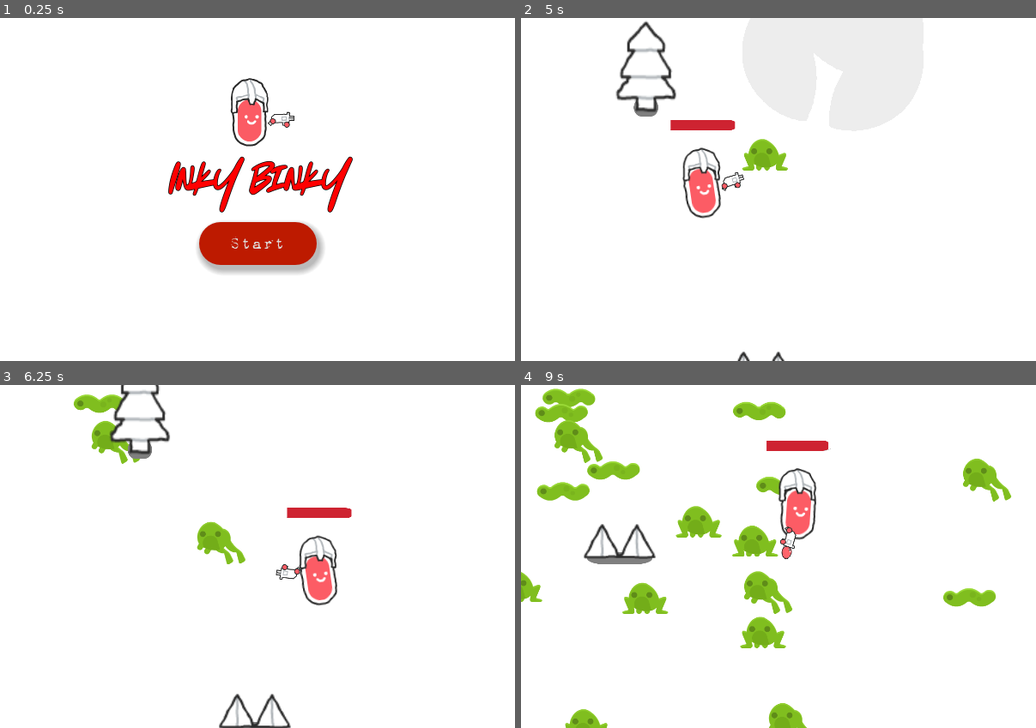
Above: before the commit, frames 1-4 (two rows, left to right).
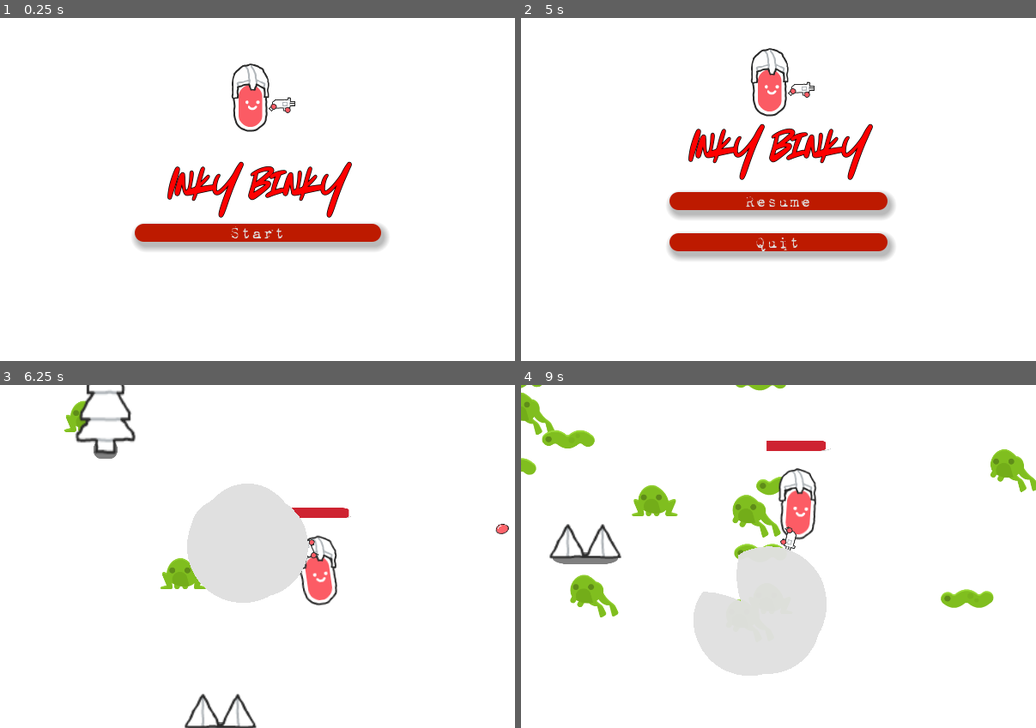
Above: after the commit, the same moments.

Repository: nirooj56/Inky-Binky
Game: Godot game, scene res://scenes/game_screen.tscn
Same seed, same stepped clock (60 frames per second), same inputs: the game is played once before the commit and once after it.
Inputs (mouse positions are in pixels of both pictures, inside the frame that each line leads up to):
- Up to frame 1 (0.25 s): no input
- Up to frame 2 (5 s): click "Start" at 0.5 s; move the mouse to (891, 172) at 1.27 s; hold D (move_right) 1.28-2 s; click (891, 172) at 1.42 s; drag from (675, 206) to (860, 189) at 2.02 s; move the mouse to (830, 114) at 2.77 s; hold D (move_right) 2.78-3.5 s; drag from (752, 258) to (963, 189) at 3.52 s; move the mouse to (933, 240) at 4.27 s; hold A (move_left) from 4.28 s (still down); tap Escape (pause) at 4.9 s
- Up to frame 3 (6.25 s): release A (move_left) at 5 s; click (257, 566) at 5 s, where only the run after the commit has a clickable "Resume"; drag from (103, 505) to (257, 556) at 5.77 s
- Up to frame 4 (9 s): move the mouse to (804, 556) at 6.52 s; hold S (move_down) 6.53-7.25 s; click (804, 556) at 6.67 s; drag from (701, 470) to (778, 638) at 7.27 s; move the mouse to (891, 539) at 8.02 s; hold W (move_up) 8.03-8.75 s; drag from (675, 573) to (778, 474) at 8.77 s

The runs differ from the first frame. In frame 1, 7.5% of the frame differs, in the area x 25-76%, y 13-75%; in frame 2, 12%; in frame 3, 9.6%; in frame 4, 17%, in the area x 0-100%, y 0-100%.

Commit message:
Version 0.9.1
Added a Pause Menu in the game so player can pause the game whenever needed. The Pause Menu contains Resume and Quit Button.

Diff:
--- a/scenes/game_screen.tscn
+++ b/scenes/game_screen.tscn
@@ -39,19 +39,33 @@
 grow_horizontal = 2
 grow_vertical = 2
 
-[node name="Start" type="Button" parent="ColorRect2" unique_id=950096310]
+[node name="VBoxContainer" type="VBoxContainer" parent="ColorRect2" unique_id=484638327]
 layout_mode = 1
 anchors_preset = 8
 anchor_left = 0.5
 anchor_top = 0.5
 anchor_right = 0.5
 anchor_bottom = 0.5
-offset_left = -68.5
-offset_top = 38.0
-offset_right = 68.5
-offset_bottom = 88.0
+offset_left = -143.5
+offset_top = -29.0
+offset_right = 143.5
+offset_bottom = 83.0
 grow_horizontal = 2
 grow_vertical = 2
+theme_override_constants/separation = 20
+
+[node name="Label" type="Label" parent="ColorRect2/VBoxContainer" unique_id=1876756344]
+layout_mode = 2
+size_flags_horizontal = 4
+theme_override_colors/font_color = Color(1, 0, 0, 1)
+theme_override_constants/outline_size = 3
+theme_override_fonts/font = ExtResource("4_dv2sx")
+theme_override_font_sizes/font_size = 50
+text = "Inky binky"
+
+[node name="Start" type="Button" parent="ColorRect2/VBoxContainer" unique_id=950096310]
+layout_mode = 2
+focus_mode = 0
 theme_override_fonts/font = ExtResource("3_rxmqw")
 theme_override_font_sizes/font_size = 20
 theme_override_styles/normal = SubResource("StyleBoxFlat_1urxi")
@@ -60,27 +74,8 @@
 toggle_mode = true
 text = "Start"
 
-[node name="Label" type="Label" parent="ColorRect2" unique_id=1876756344]
-layout_mode = 1
-anchors_preset = 8
-anchor_left = 0.5
-anchor_top = 0.5
-anchor_right = 0.5
-anchor_bottom = 0.5
-offset_left = -90.0
-offset_top = -35.0
-offset_right = 92.0
-offset_bottom = 14.0
-grow_horizontal = 2
-grow_vertical = 2
-theme_override_colors/font_color = Color(1, 0, 0, 1)
-theme_override_constants/outline_size = 3
-theme_override_fonts/font = ExtResource("4_dv2sx")
-theme_override_font_sizes/font_size = 50
-text = "Inky binky"
-
-[node name="Icon" type="Sprite2D" parent="." unique_id=1284429821]
-position = Vector2(303, 110)
+[node name="Icon" type="Sprite2D" parent="ColorRect2/VBoxContainer" unique_id=1284429821]
+position = Vector2(147, -78)
 texture = ExtResource("4_rxmqw")
 
-[connection signal="pressed" from="ColorRect2/Start" to="." method="_on_start_pressed"]
+[connection signal="pressed" from="ColorRect2/VBoxContainer/Start" to="." method="_on_start_pressed"]
--- a/scenes/main_game.tscn
+++ b/scenes/main_game.tscn
@@ -7,6 +7,7 @@
 [ext_resource type="PackedScene" uid="uid://dw005k4vpndj8" path="res://scenes/tree.tscn" id="4_ygxny"]
 [ext_resource type="FontFile" uid="uid://77b8k0m3otrh" path="res://assets/fonts/Lost in South.ttf" id="6_wi4c7"]
 [ext_resource type="FontFile" uid="uid://upy6yxog6g8p" path="res://assets/fonts/1942.ttf" id="7_70vka"]
+[ext_resource type="PackedScene" uid="uid://bt6ukfytociqq" path="res://scenes/pause_menu.tscn" id="8_70vka"]
 
 [sub_resource type="Curve2D" id="Curve2D_ygxny"]
 _data = {
@@ -149,6 +150,7 @@
 offset_bottom = 87.0
 grow_horizontal = 2
 grow_vertical = 2
+focus_mode = 0
 theme_override_fonts/font = ExtResource("7_70vka")
 theme_override_font_sizes/font_size = 20
 theme_override_styles/normal = SubResource("StyleBoxFlat_2l77h")
@@ -157,6 +159,8 @@
 toggle_mode = true
 text = "Restart"
 
+[node name="Pause Menu" parent="." unique_id=956758404 instance=ExtResource("8_70vka")]
+
 [connection signal="health_depleted" from="Player" to="." method="_on_player_health_depleted"]
 [connection signal="timeout" from="Timer" to="." method="_on_timer_timeout"]
 [connection signal="pressed" from="GameOver/ColorRect/Restart" to="." method="_on_restart_pressed"]
--- /dev/null
+++ b/scenes/pause_menu.tscn
@@ -0,0 +1,97 @@
+[gd_scene format=3 uid="uid://bt6ukfytociqq"]
+
+[ext_resource type="Script" uid="uid://cxpb4i8qqr7m0" path="res://scripts/pause_menu.gd" id="1_5d2l8"]
+[ext_resource type="FontFile" uid="uid://77b8k0m3otrh" path="res://assets/fonts/Lost in South.ttf" id="2_7l7mv"]
+[ext_resource type="FontFile" uid="uid://upy6yxog6g8p" path="res://assets/fonts/1942.ttf" id="3_v4r4p"]
+[ext_resource type="Texture2D" uid="uid://661afewae844" path="res://Icon.svg" id="4_1s2dm"]
+
+[sub_resource type="StyleBoxFlat" id="StyleBoxFlat_1urxi"]
+bg_color = Color(0.7414895, 0.10421976, 1.92523e-07, 1)
+corner_radius_top_left = 30
+corner_radius_top_right = 30
+corner_radius_bottom_right = 30
+corner_radius_bottom_left = 30
+shadow_color = Color(0.4210918, 0.4210918, 0.42109177, 0.47058824)
+shadow_size = 8
+shadow_offset = Vector2(3, 5)
+
+[sub_resource type="StyleBoxFlat" id="StyleBoxFlat_dthvl"]
+bg_color = Color(0.4897787, 0.055083223, 0, 1)
+corner_radius_top_left = 30
+corner_radius_top_right = 30
+corner_radius_bottom_right = 30
+corner_radius_bottom_left = 30
+
+[sub_resource type="StyleBoxFlat" id="StyleBoxFlat_r01d7"]
+bg_color = Color(1, 0.2995034, 0.19608983, 1)
+corner_radius_top_left = 30
+corner_radius_top_right = 30
+corner_radius_bottom_right = 30
+corner_radius_bottom_left = 30
+
+[node name="Pause Menu" type="CanvasLayer" unique_id=956758404]
+process_mode = 2
+layer = 100
+script = ExtResource("1_5d2l8")
+
+[node name="ColorRect2" type="ColorRect" parent="." unique_id=2119730095]
+anchors_preset = 15
+anchor_right = 1.0
+anchor_bottom = 1.0
+grow_horizontal = 2
+grow_vertical = 2
+
+[node name="VBoxContainer" type="VBoxContainer" parent="ColorRect2" unique_id=2032976190]
+layout_mode = 1
+anchors_preset = 8
+anchor_left = 0.5
+anchor_top = 0.5
+anchor_right = 0.5
+anchor_bottom = 0.5
+offset_left = -127.0
+offset_top = -84.125
+offset_right = 127.0
+offset_bottom = 84.125
+grow_horizontal = 2
+grow_vertical = 2
+theme_override_constants/separation = 27
+alignment = 1
+
+[node name="Sprite2D" type="Sprite2D" parent="ColorRect2/VBoxContainer" unique_id=513948263]
+position = Vector2(129, -41)
+texture = ExtResource("4_1s2dm")
+
+[node name="Label" type="Label" parent="ColorRect2/VBoxContainer" unique_id=1876756344]
+layout_mode = 2
+size_flags_vertical = 1
+theme_override_colors/font_color = Color(1, 0, 0, 1)
+theme_override_constants/outline_size = 3
+theme_override_fonts/font = ExtResource("2_7l7mv")
+theme_override_font_sizes/font_size = 50
+text = "Inky binky"
+horizontal_alignment = 1
+
+[node name="Resume" type="Button" parent="ColorRect2/VBoxContainer" unique_id=950096310]
+layout_mode = 2
+focus_mode = 0
+theme_override_fonts/font = ExtResource("3_v4r4p")
+theme_override_font_sizes/font_size = 20
+theme_override_styles/normal = SubResource("StyleBoxFlat_1urxi")
+theme_override_styles/pressed = SubResource("StyleBoxFlat_dthvl")
+theme_override_styles/hover = SubResource("StyleBoxFlat_r01d7")
+toggle_mode = true
+text = "Resume"
+
+[node name="Quit" type="Button" parent="ColorRect2/VBoxContainer" unique_id=1911724420]
+layout_mode = 2
+focus_mode = 0
+theme_override_fonts/font = ExtResource("3_v4r4p")
+theme_override_font_sizes/font_size = 20
+theme_override_styles/normal = SubResource("StyleBoxFlat_1urxi")
+theme_override_styles/pressed = SubResource("StyleBoxFlat_dthvl")
+theme_override_styles/hover = SubResource("StyleBoxFlat_r01d7")
+toggle_mode = true
+text = "Quit"
+
+[connection signal="pressed" from="ColorRect2/VBoxContainer/Resume" to="." method="_on_resume_pressed"]
+[connection signal="pressed" from="ColorRect2/VBoxContainer/Quit" to="." method="_on_quit_pressed"]
--- a/scripts/game_screen.gd
+++ b/scripts/game_screen.gd
@@ -2,5 +2,7 @@
 
 
 func _on_start_pressed() -> void:
+	get_tree().paused = false
 	DisplayServer.window_set_mode(DisplayServer.WINDOW_MODE_EXCLUSIVE_FULLSCREEN)
+	$ColorRect2/VBoxContainer/Start.release_focus()
 	get_tree().change_scene_to_file("res://scenes/main_game.tscn")
--- a/scripts/main_game.gd
+++ b/scripts/main_game.gd
@@ -66,4 +66,5 @@
 
 func _on_restart_pressed() -> void:
 	get_tree().paused = false
+	$GameOver/ColorRect/Restart.release_focus()
 	get_tree().reload_current_scene()
--- /dev/null
+++ b/scripts/pause_menu.gd
@@ -0,0 +1,19 @@
+extends CanvasLayer
+
+func _ready() -> void:
+	hide() #Hides Pause Menu
+	process_mode = Node.PROCESS_MODE_ALWAYS
+
+func _unhandled_input(event: InputEvent) -> void:
+	if event.is_action_pressed("ui_cancel") or event.is_action_pressed("pause"):
+		toggle_pause()
+
+func toggle_pause():
+	get_tree().paused = !get_tree().paused
+	visible = get_tree().paused
+
+func _on_resume_pressed() -> void:
+	toggle_pause()
+
+func _on_quit_pressed() -> void:
+	get_tree().quit()
Not shown, changed: export_presets.cfg
Not shown: 1 places in scenes/game_screen.tscn that only renumber resources
Not shown, changed: scripts/game_screen.gd.uid
Not shown, added: scripts/pause_menu.gd.uid
